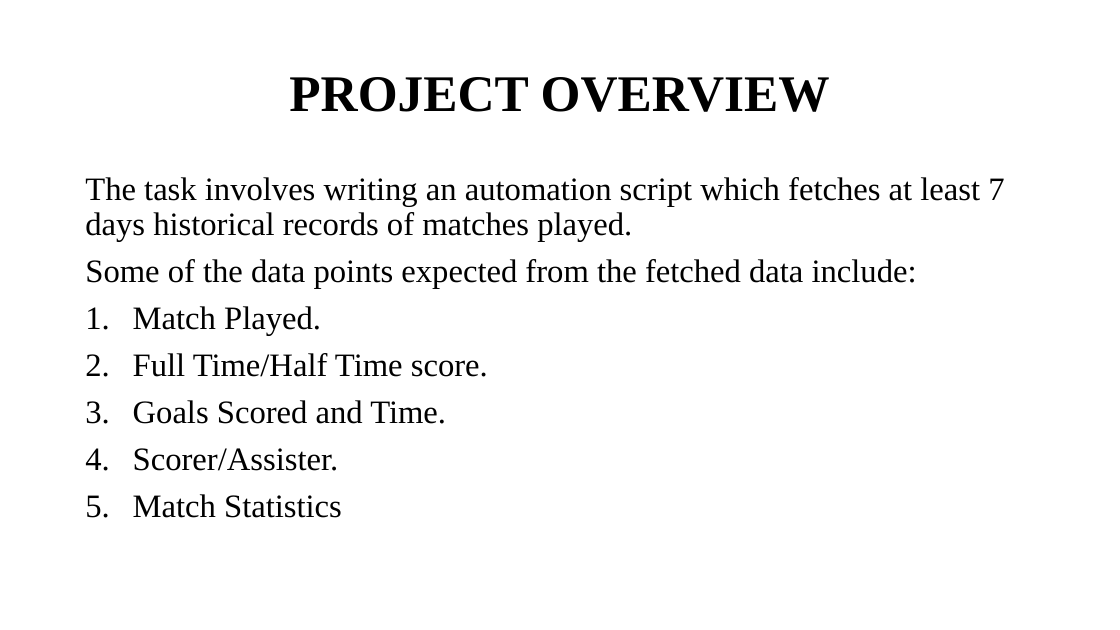
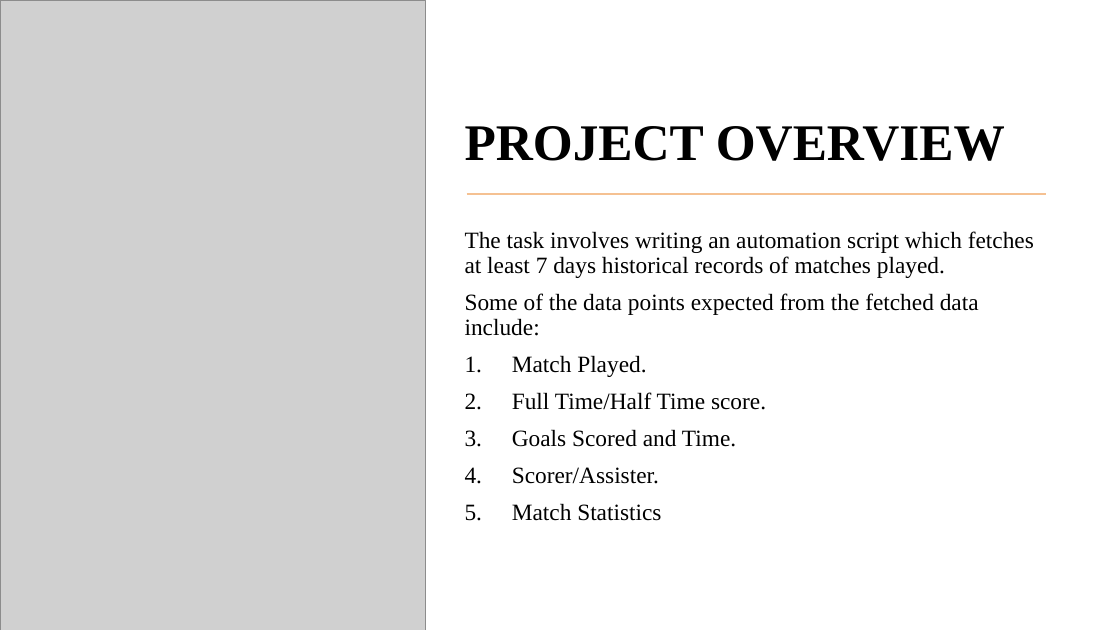
Before and after one commit to Behordeun/Scrapping-Data-from-FlashScore, a slide deck: slide 2 of England Premier League 2022_2023 Season.pptx. Drawn at 1120x630 pixels with LibreOffice and Linux fonts; fonts in the diff are those of the drawing; grey boxes stand for pictures. Boxes give left, top, right and bottom in pixels: in the first picture for what was removed or moved away, otherwise in the second. Text is boxed around its words. In the diff, an @@ line names an element or a change of style, - is before the commit and + after.

```diff
--- a/England Premier League 2022_2023 Season.pptx
+++ b/England Premier League 2022_2023 Season.pptx
@@ picture added at bbox=[0, 0, 426, 630] @@
@@ title "PROJECT OVERVIEW": place and size @@
-title "PROJECT OVERVIEW" at bbox=[289, 77, 830, 112]
+title "PROJECT OVERVIEW" at bbox=[465, 126, 1005, 161]
@@ title "PROJECT OVERVIEW" at bbox=[465, 126, 1005, 161]: alignment centre to left; vertical alignment middle to bottom @@
@@ line added from (467, 194) to (1047, 194), #F5C192 1.5 pt @@
@@ text "The task involves writing an ...": place and size @@
-text "The task involves writing an ..." at bbox=[85, 177, 1004, 518]
+text "The task involves writing an ..." at bbox=[465, 231, 1034, 521]
@@ text "The task involves writing an ..." at bbox=[465, 231, 1034, 521]: size 28 to 20 pt @@
```
Also in this commit, not shown: 6 other slides changed, 2 other files.
